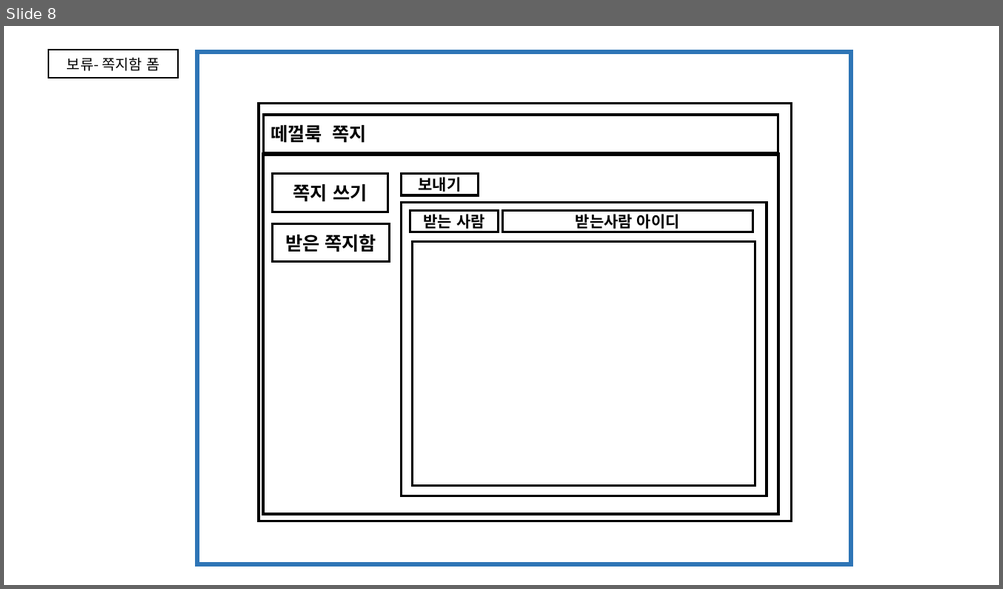
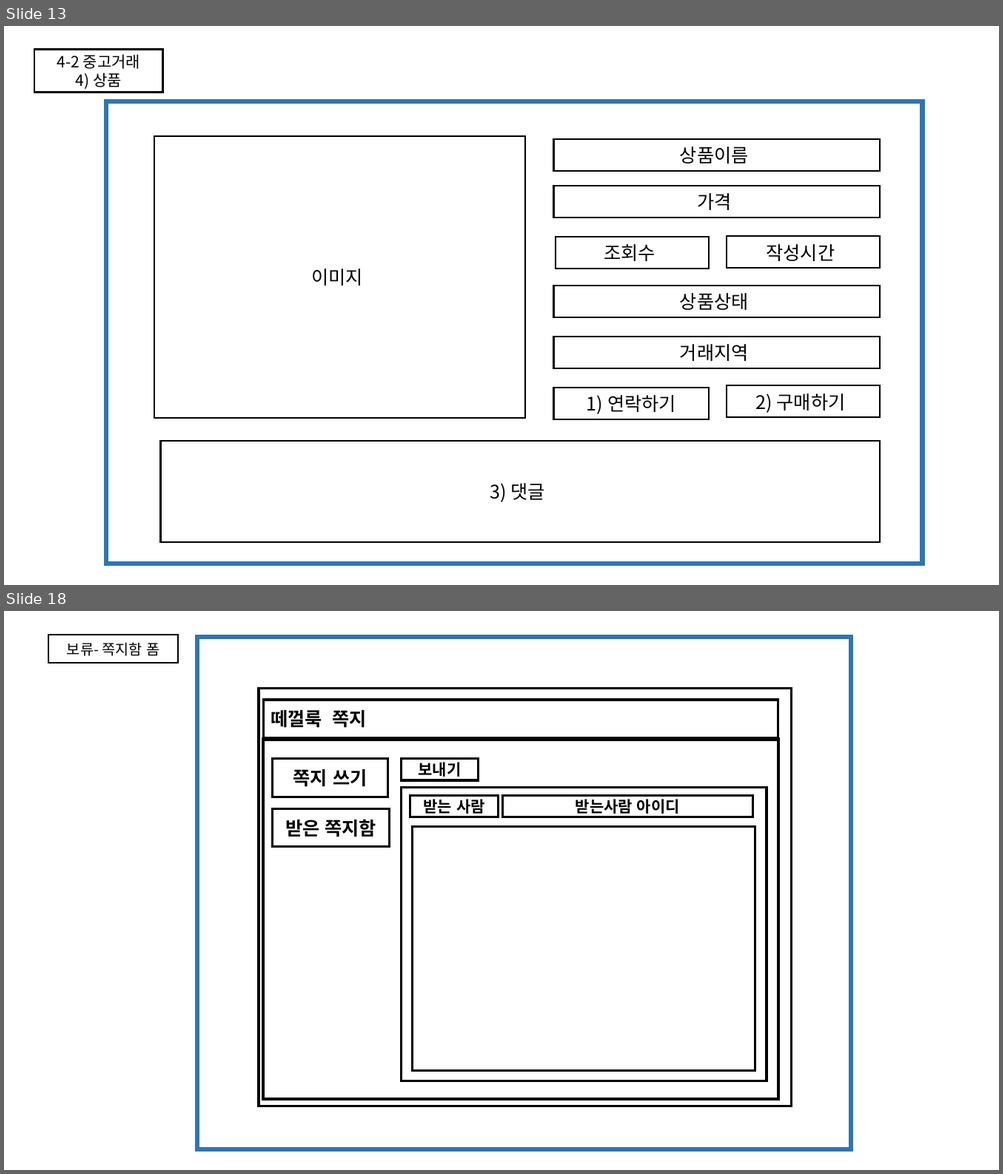
Before and after one commit to KKAKDI/5GONG, a slide deck: 오공 스토리보드.pptx. Shown one above the other, each under a label of ours: slide 8 before the commit, slides 13 and 18 after it; the slides between them are not shown. The pictures are 1003x589 and 1003x1174 pixels, drawn with LibreOffice and Linux fonts; fonts in the diff are those of the drawing. Boxes give left, top, right and bottom in pixels: in the first picture for what was removed or moved away, otherwise in the second. Text is boxed around its words. In the diff, an @@ line names an element or a change of style, - is before the commit and + after.

```diff
--- a/오공 스토리보드.pptx
+++ b/오공 스토리보드.pptx
@@ slide 13 added at (x1=4, y1=26, x2=999, y2=585), background #FFFFFF @@
@@ rectangle added at (x1=34, y1=49, x2=163, y2=92), fill #FFFFFF, outline #000000 1.5 pt, 15 pt, text #000000 @@
+4-2 중고거래
+4) 상품
@@ rectangle added at (x1=106, y1=101, x2=922, y2=564), fill #FFFFFF, outline #2E75B6 4.5 pt @@
@@ rectangle added at (x1=154, y1=136, x2=525, y2=418), fill #FFFFFF, outline #000000 1.5 pt, 18 pt, text #000000 @@
+이미지
@@ rectangle added at (x1=554, y1=139, x2=880, y2=172), fill #FFFFFF, outline #000000 1.5 pt, 18 pt, text #000000 @@
+상품이름
@@ rectangle added at (x1=554, y1=186, x2=880, y2=218), fill #FFFFFF, outline #000000 1.5 pt, 18 pt, text #000000 @@
+가격
@@ rectangle added at (x1=555, y1=237, x2=709, y2=269), fill #FFFFFF, outline #000000 1.5 pt, 18 pt, text #000000 @@
+조회수
@@ rectangle added at (x1=726, y1=236, x2=880, y2=269), fill #FFFFFF, outline #000000 1.5 pt, 18 pt, text #000000 @@
+작성시간
@@ rectangle added at (x1=554, y1=286, x2=880, y2=318), fill #FFFFFF, outline #000000 1.5 pt, 18 pt, text #000000 @@
+상품상태
@@ rectangle added at (x1=554, y1=336, x2=880, y2=369), fill #FFFFFF, outline #000000 1.5 pt, 18 pt, text #000000 @@
+거래지역
@@ rectangle added at (x1=554, y1=388, x2=709, y2=420), fill #FFFFFF, outline #000000 1.5 pt, 18 pt, text #000000 @@
+1) 연락하기
@@ rectangle added at (x1=726, y1=386, x2=880, y2=418), fill #FFFFFF, outline #000000 1.5 pt, 18 pt, text #000000 @@
+2) 구매하기
@@ rectangle added at (x1=161, y1=441, x2=880, y2=543), fill #FFFFFF, outline #000000 1.5 pt, 18 pt, text #000000 @@
+3) 댓글
@@ what was slide 8 is now slide 18 @@
```
Also in this commit, not shown: 7 slides changed, 9 other slides added.
